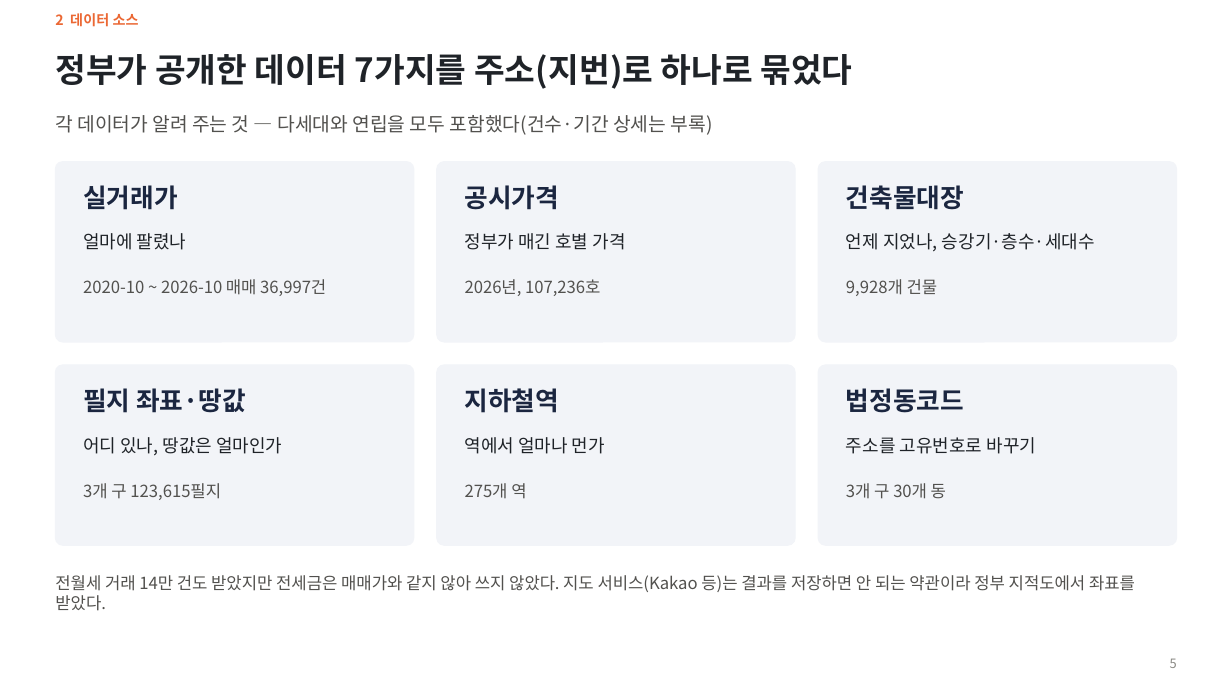
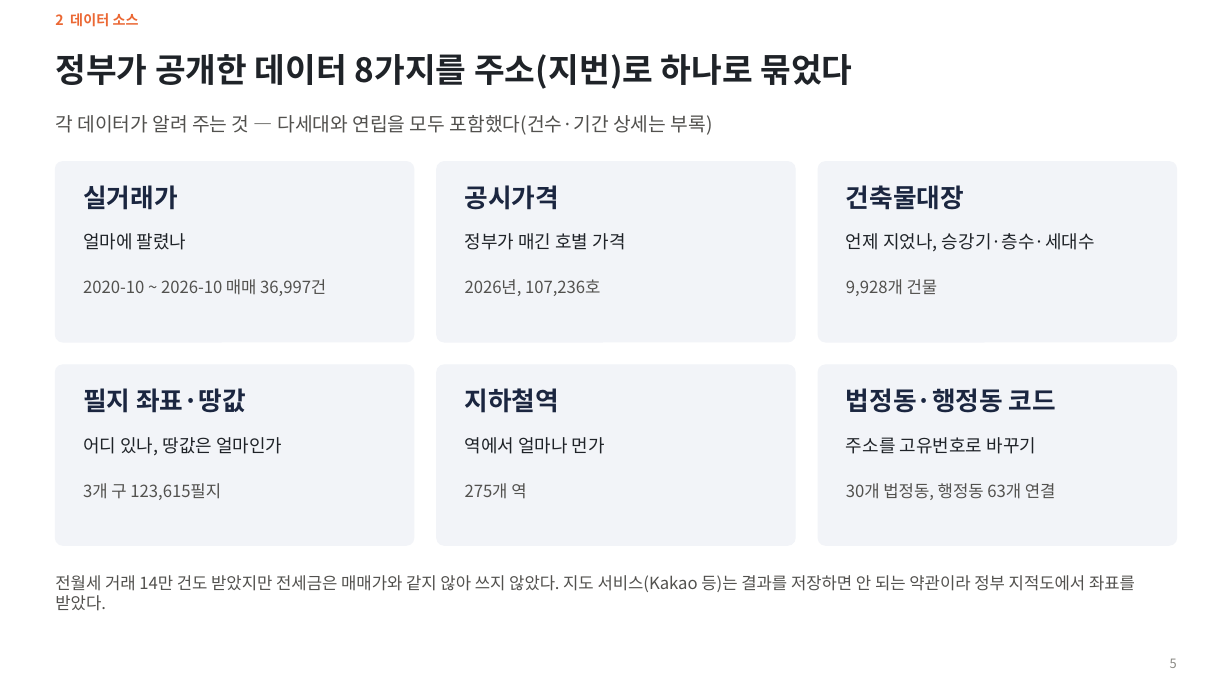
Before and after one commit to KimInSeok-DA/DA_Seoul_Villa_AVM, a slide deck: slide 5 of presentation/AVM_발표.pptx. Drawn at 1232x693 pixels with LibreOffice and Linux fonts; fonts in the diff are those of the drawing. Boxes give left, top, right and bottom in pixels: in the first picture for what was removed or moved away, otherwise in the second. Text is boxed around its words. In the diff, an @@ line names an element or a change of style, - is before the commit and + after.

Commit message:
문서·PPT: 행정동 입력 처리와 연계표 반영
- README 입력 설명·데이터 표, 용어사전, PPT 재료 데이터 소스
- PPT 데이터 소스 장(데이터 8가지)·부록 B 표
- HANDOFF·작업일지·AI 활용 기록

```diff
--- a/presentation/AVM_발표.pptx
+++ b/presentation/AVM_발표.pptx
@@ title at bbox=[55, 54, 853, 89]: text changed @@
-정부가 공개한 데이터 7가지를 주소(지번)로 하나로 묶었다
+정부가 공개한 데이터 8가지를 주소(지번)로 하나로 묶었다
@@ text at bbox=[846, 388, 1056, 413]: text changed @@
-법정동코드
+법정동·행정동 코드
@@ text at bbox=[846, 483, 1056, 500]: text changed @@
-3개 구 30개 동
+30개 법정동, 행정동 63개 연결
```
Also in this commit, not shown: 1 other slide changed, 7 other files.
